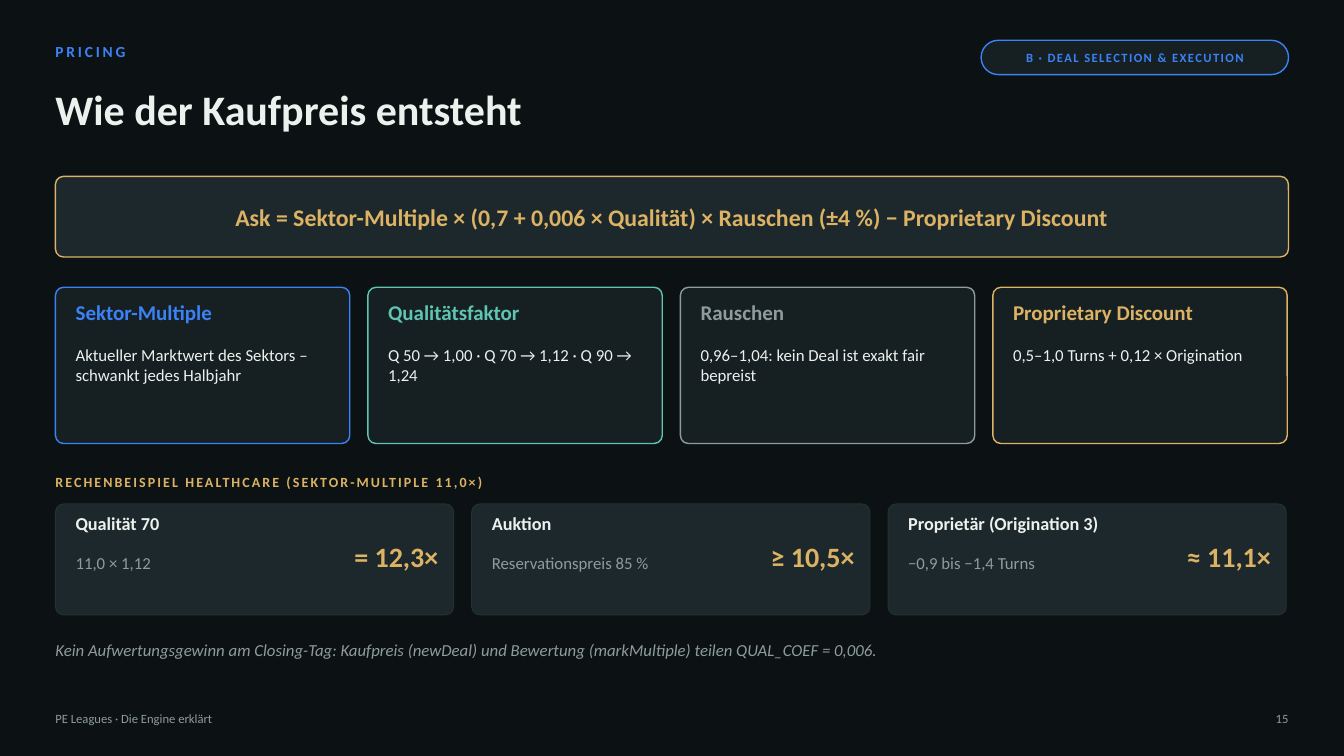
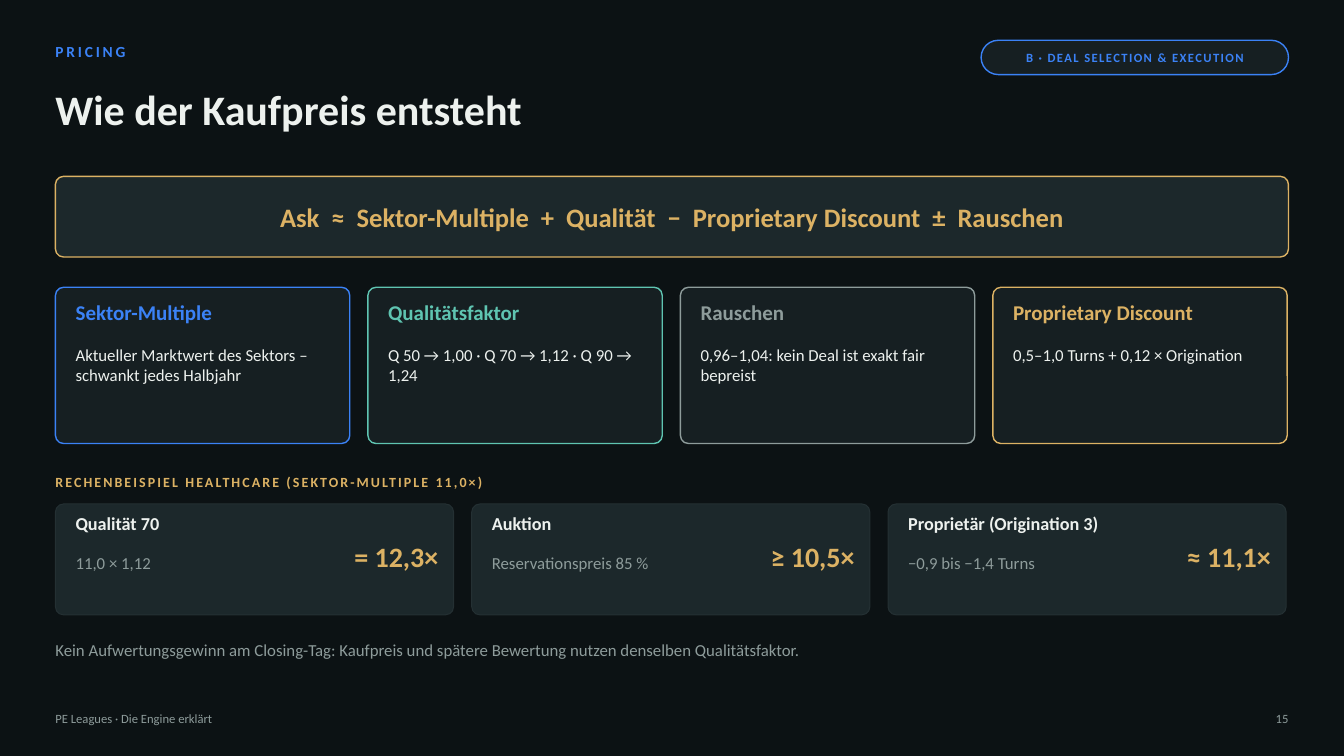
Before and after one commit to thematicum-dev/pe-leagues, a slide deck: slide 15 of docs/lehrmaterial/PE-Leagues_Engine-erklaert.pptx. Drawn at 1344x756 pixels with LibreOffice and Linux fonts; fonts in the diff are those of the drawing. Boxes give left, top, right and bottom in pixels: in the first picture for what was removed or moved away, otherwise in the second. Text is boxed around its words. In the diff, an @@ line names an element or a change of style, - is before the commit and + after.

```diff
--- a/docs/lehrmaterial/PE-Leagues_Engine-erklaert.pptx
+++ b/docs/lehrmaterial/PE-Leagues_Engine-erklaert.pptx
@@ text at bbox=[280, 208, 1064, 231]: text changed; size 17 to 19 pt @@
-Ask = Sektor-Multiple × (0,7 + 0,006 × Qualität) × Rauschen (±4 %) − Proprietary Discount
+Ask ≈ Sektor-Multiple + Qualität − Proprietary Discount ± Rauschen
@@ text at bbox=[55, 644, 799, 659]: text changed; italic off @@
-Kein Aufwertungsgewinn am Closing-Tag: Kaufpreis (newDeal) und Bewertung (markMultiple) teilen QUAL_COEF = 0,006.
+Kein Aufwertungsgewinn am Closing-Tag: Kaufpreis und spätere Bewertung nutzen denselben Qualitätsfaktor.
```
Also in this commit, not shown: 38 other slides changed, 2 slides added, 1 slide removed, 1 other file.
